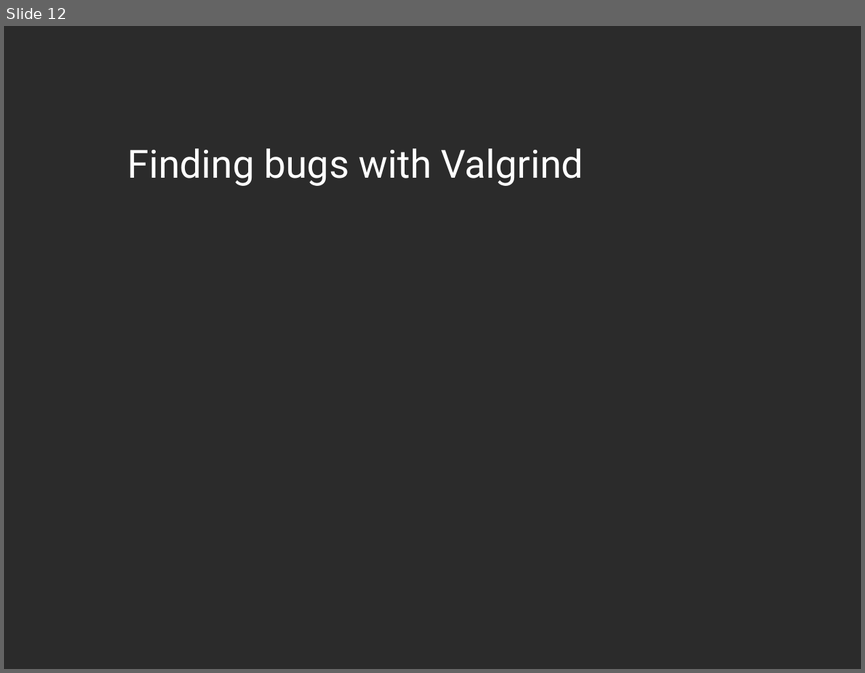
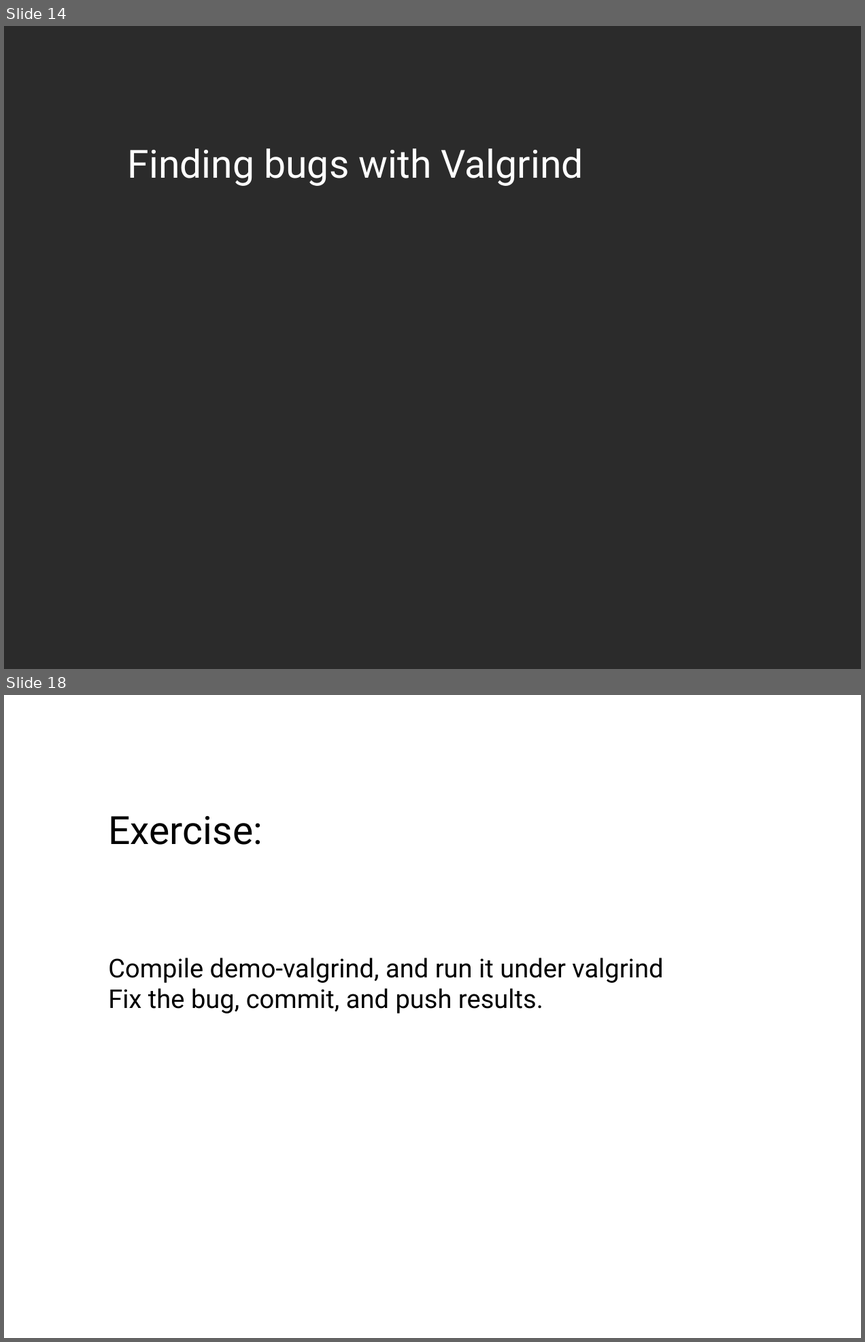
Before and after one commit to dneary/linux-devel-tools-tutorial, a slide deck: Linux Devtools.odp. Shown one above the other, each under a label of ours: slide 12 before the commit, slides 14 and 18 after it; the slides between them are not shown. The pictures are 865x673 and 865x1342 pixels, drawn with LibreOffice and Linux fonts; fonts in the diff are those of the drawing; background and template pictures are left out; a plain dark background stands for a picture behind light text. Boxes give left, top, right and bottom in pixels: in the first picture for what was removed or moved away, otherwise in the second. Text is boxed around its words. In the diff, an @@ line names an element or a change of style, - is before the commit and + after.

Commit message:
Add kcachegrind test, and a profiling exercise

```diff
--- a/Linux Devtools.odp
+++ b/Linux Devtools.odp
@@ slide 18 added at (x1=4, y1=695, x2=861, y2=1338), background #FFFFFF @@
@@ text added at (x1=108, y1=816, x2=262, y2=845), 36 pt, text #000000 @@
+Exercise:
@@ text added at (x1=108, y1=957, x2=663, y2=1013), 24 pt, text #000000 @@
+Compile demo-valgrind, and run it under valgrind
+Fix the bug, commit, and push results.
@@ what was slide 12 is now slide 14 @@
```
Also in this commit, not shown: 2 slides changed, 10 other slides added, 1 slide removed, 2 other files.
